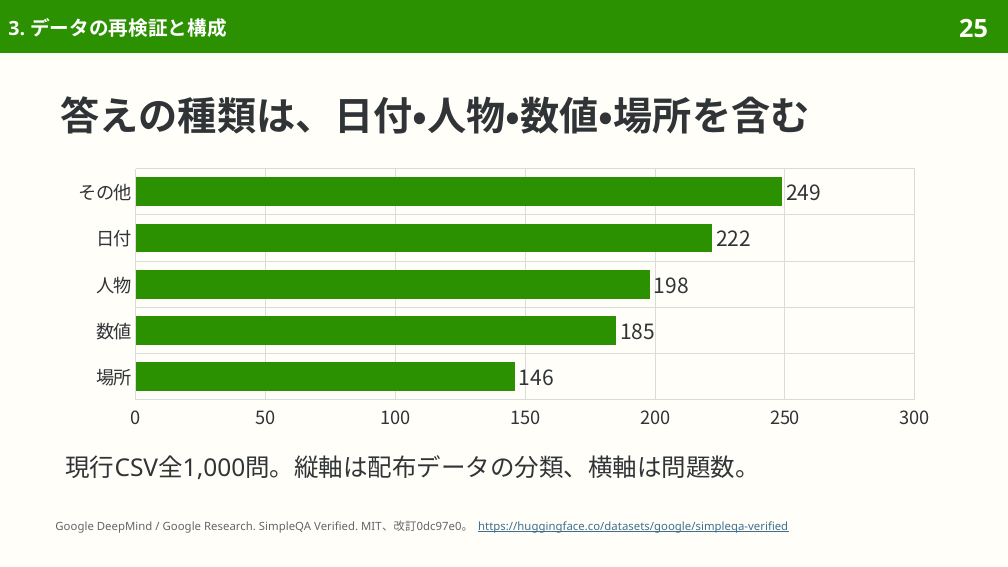
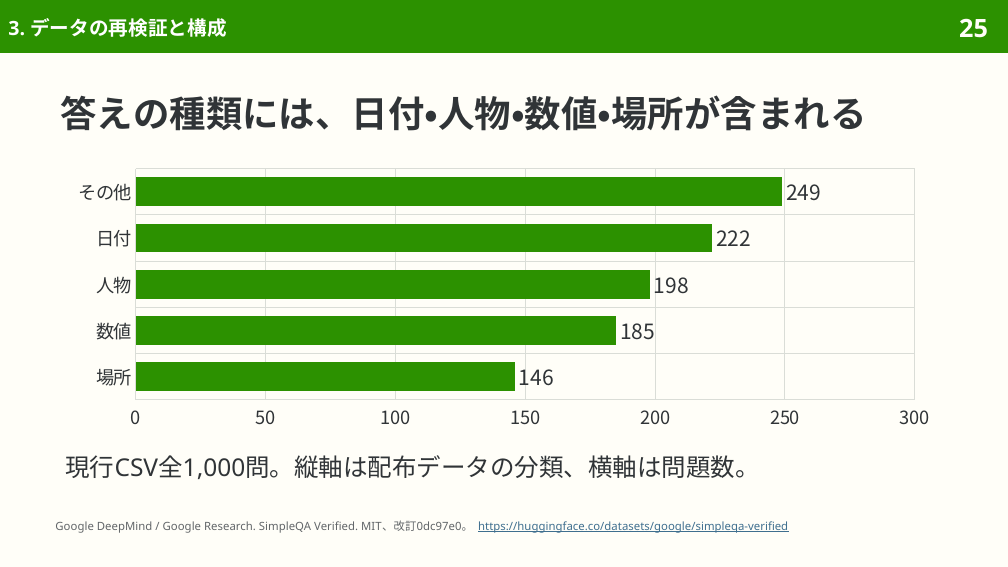
Before and after one commit to sasakiy84/datasets-in-10-minutes, a slide deck: slide 25 of slides/datasets-in-10-minutes-simpleqa-verified.pptx. Drawn at 1008x567 pixels with LibreOffice and Linux fonts; fonts in the diff are those of the drawing. Boxes give left, top, right and bottom in pixels: in the first picture for what was removed or moved away, otherwise in the second. Text is boxed around its words. In the diff, an @@ line names an element or a change of style, - is before the commit and + after.

```diff
--- a/slides/datasets-in-10-minutes-simpleqa-verified.pptx
+++ b/slides/datasets-in-10-minutes-simpleqa-verified.pptx
@@ title at [60, 95, 866, 131]: text changed; size 28 to 26 pt @@
-答えの種類は、日付・人物・数値・場所を含む
+答えの種類には、日付・人物・数値・場所が含まれる
```
Also in this commit, not shown: 13 other slides changed, 7 other files.
